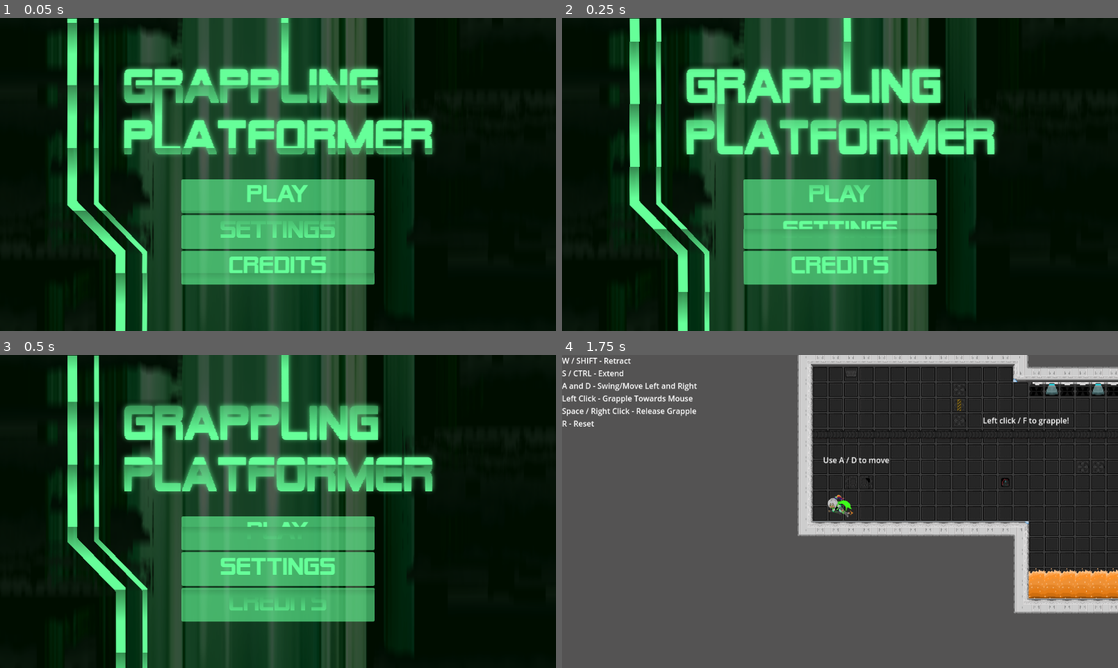
Above: before the commit, frames 1-4 (two rows, left to right).
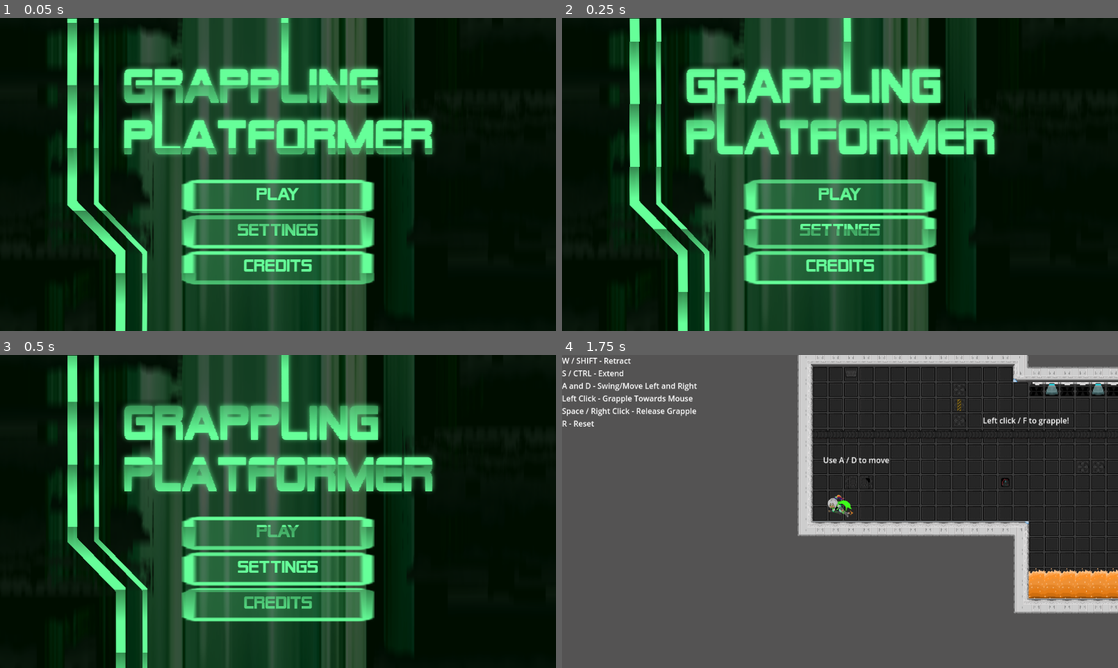
Above: after the commit, the same moments.

Repository: matthewchen146/cmpm-172-grappling-platformer
Game: Godot game, scene res://scenes/main_scenes/title/title.tscn
Two runs of this game, one before a commit and one after it. Both use one fixed random seed, a clock stepped at 60 frames per second and the inputs below.
Inputs:
- Up to frame 1 (0.05 s): no input
- Up to frame 2 (0.25 s): no input
- Up to frame 3 (0.5 s): no input
- Up to frame 4 (1.75 s): click "Play" at 0.5 s; click "Level 1 (Level 1)" at 1.25 s

The runs differ from the first frame. In frame 1, 9.0% of the frame differs, in the area x 32-68%, y 51-86%; in frame 2, 9.7%; in frame 3, 9.5%; in frame 4, nothing differs.

Commit message:
added design for button

Diff:
--- a/scenes/main_scenes/settings/settings.tscn
+++ b/scenes/main_scenes/settings/settings.tscn
@@ -125,8 +125,8 @@
 layout_mode = 1
 offset_left = -200.0
 offset_top = -100.0
-offset_right = -155.0
-offset_bottom = -60.0
+offset_right = -97.0
+offset_bottom = -53.0
 theme = ExtResource("7_vhosm")
 
 [node name="backButton" type="Button" parent="SubViewportContainer/SubViewport/Line2D2/HBoxContainer/Label/HBoxContainer/Label/HBoxContainer"]
--- a/scenes/main_scenes/title/title.tscn
+++ b/scenes/main_scenes/title/title.tscn
@@ -99,6 +99,7 @@
 unique_name_in_owner = true
 custom_minimum_size = Vector2(0, 70)
 layout_mode = 2
+theme = ExtResource("6_e8q5l")
 text = "Play"
 
 [node name="SettingsButton" type="Button" parent="SubViewportContainer/SubViewport/VBoxContainer/HBoxContainer/VBoxContainer"]
--- a/themes/font_theme.tres
+++ b/themes/font_theme.tres
@@ -1,6 +1,90 @@
-[gd_resource type="Theme" load_steps=2 format=3 uid="uid://dgo11ku3vc8fo"]
+[gd_resource type="Theme" load_steps=8 format=3 uid="uid://dgo11ku3vc8fo"]
 
 [ext_resource type="FontFile" uid="uid://m0ov82v1q5b3" path="res://misc/alien_encounters/Alien-Encounters-Solid-Regular.ttf" id="1_j7gtf"]
+[ext_resource type="Texture2D" uid="uid://dc4b61tojdq8i" path="res://Assets/button 2.png" id="2_q7u3n"]
+
+[sub_resource type="StyleBoxFlat" id="StyleBoxFlat_xmdta"]
+content_margin_left = 4.0
+content_margin_top = 4.0
+content_margin_right = 4.0
+content_margin_bottom = 4.0
+bg_color = Color(0.1, 0.1, 0.1, 0.3)
+corner_radius_top_left = 3
+corner_radius_top_right = 3
+corner_radius_bottom_right = 3
+corner_radius_bottom_left = 3
+corner_detail = 5
+
+[sub_resource type="StyleBoxFlat" id="StyleBoxFlat_unwp5"]
+content_margin_left = 4.0
+content_margin_top = 4.0
+content_margin_right = 4.0
+content_margin_bottom = 4.0
+bg_color = Color(1, 1, 1, 0.75)
+draw_center = false
+border_width_left = 2
+border_width_top = 2
+border_width_right = 2
+border_width_bottom = 2
+corner_radius_top_left = 3
+corner_radius_top_right = 3
+corner_radius_bottom_right = 3
+corner_radius_bottom_left = 3
+corner_detail = 5
+expand_margin_left = 2.0
+expand_margin_top = 2.0
+expand_margin_right = 2.0
+expand_margin_bottom = 2.0
+
+[sub_resource type="StyleBoxFlat" id="StyleBoxFlat_5k6xo"]
+content_margin_left = 4.0
+content_margin_top = 4.0
+content_margin_right = 4.0
+content_margin_bottom = 4.0
+bg_color = Color(0.225, 0.225, 0.225, 0.6)
+corner_radius_top_left = 3
+corner_radius_top_right = 3
+corner_radius_bottom_right = 3
+corner_radius_bottom_left = 3
+corner_detail = 5
+
+[sub_resource type="StyleBoxTexture" id="StyleBoxTexture_crya6"]
+texture = ExtResource("2_q7u3n")
+region_rect = Rect2(10, 26, 80, 48)
+
+[sub_resource type="StyleBoxFlat" id="StyleBoxFlat_wrcr2"]
+content_margin_left = 4.0
+content_margin_top = 4.0
+content_margin_right = 4.0
+content_margin_bottom = 4.0
+bg_color = Color(0, 0, 0, 0.6)
+corner_radius_top_left = 3
+corner_radius_top_right = 3
+corner_radius_bottom_right = 3
+corner_radius_bottom_left = 3
+corner_detail = 5
 
 [resource]
 default_font = ExtResource("1_j7gtf")
+Button/colors/font_color = Color(0.875, 0.875, 0.875, 1)
+Button/colors/font_disabled_color = Color(0.875, 0.875, 0.875, 0.5)
+Button/colors/font_focus_color = Color(0.95, 0.95, 0.95, 1)
+Button/colors/font_hover_color = Color(0.95, 0.95, 0.95, 1)
+Button/colors/font_hover_pressed_color = Color(1, 1, 1, 1)
+Button/colors/font_outline_color = Color(1, 1, 1, 1)
+Button/colors/font_pressed_color = Color(1, 1, 1, 1)
+Button/colors/icon_disabled_color = Color(1, 1, 1, 0.4)
+Button/colors/icon_focus_color = Color(1, 1, 1, 1)
+Button/colors/icon_hover_color = Color(1, 1, 1, 1)
+Button/colors/icon_hover_pressed_color = Color(1, 1, 1, 1)
+Button/colors/icon_normal_color = Color(1, 1, 1, 1)
+Button/colors/icon_pressed_color = Color(1, 1, 1, 1)
+Button/constants/h_separation = 2
+Button/constants/outline_size = 0
+Button/font_sizes/font_size = 35
+Button/fonts/font = ExtResource("1_j7gtf")
+Button/styles/disabled = SubResource("StyleBoxFlat_xmdta")
+Button/styles/focus = SubResource("StyleBoxFlat_unwp5")
+Button/styles/hover = SubResource("StyleBoxFlat_5k6xo")
+Button/styles/normal = SubResource("StyleBoxTexture_crya6")
+Button/styles/pressed = SubResource("StyleBoxFlat_wrcr2")
Binary file added: Assets/button 2.png
Not shown, added: Assets/button 2.png.import
Binary file added: Assets/button normal.png
Not shown, added: Assets/button normal.png.import
